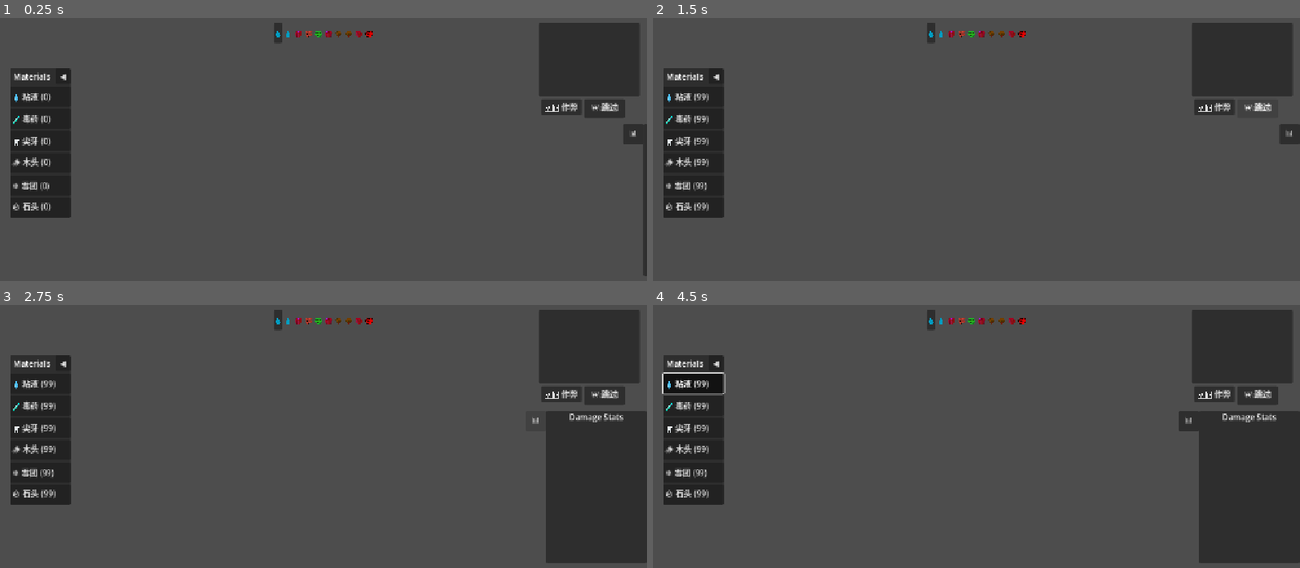
Above: before the commit, frames 1-4 (two rows, left to right).
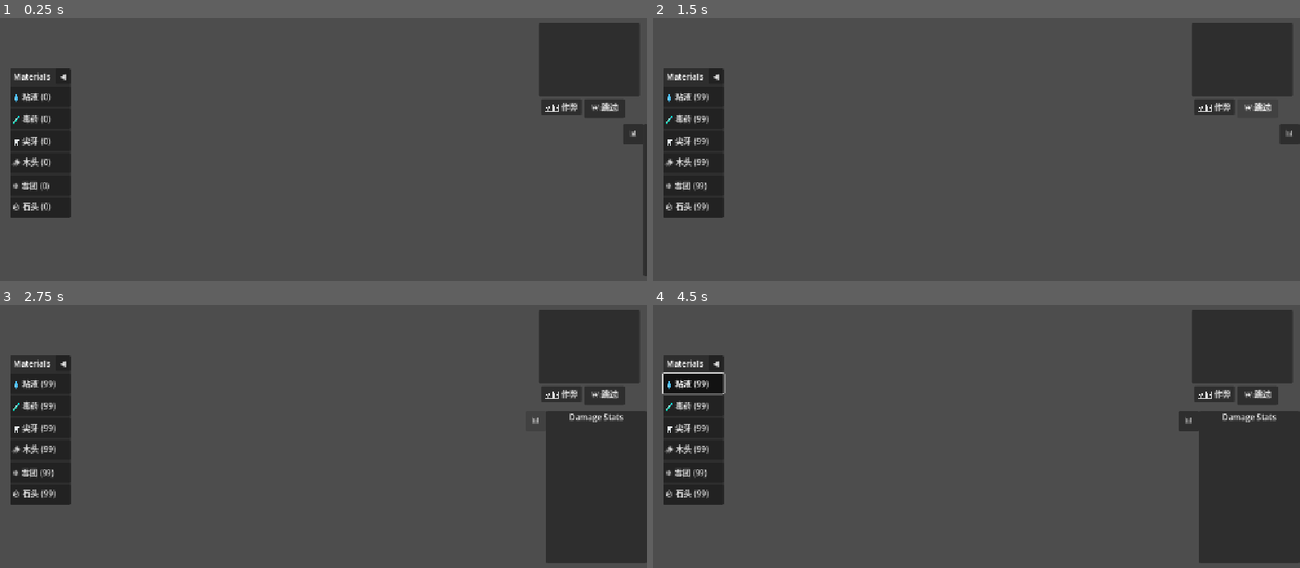
Above: after the commit, the same moments.

Repository: seekerzz/tower-html
Game: Godot game, scene res://src/Scenes/UI/MainGUI.tscn
Same seed, same stepped clock (60 frames per second), same inputs: the game is played once before the commit and once after it. The project has no main scene, so this scene is started directly.
Inputs:
- Up to frame 1 (0.25 s): no input
- Up to frame 2 (1.5 s): click "🛠️ 作弊" at 0.5 s; click "⏩ 跳过" at 1.25 s
- Up to frame 3 (2.75 s): click "📊" at 2 s
- Up to frame 4 (4.5 s): click "◀" at 2.75 s; click "▶" at 3.5 s; click "💧 粘液 (99)" at 4.25 s

The runs differ from the first frame. In frame 1, 0.3% of the frame differs, in the area x 42-58%, y 1-10%; in frame 2, 0.3%; in frame 3, 0.3%; in frame 4, 0.3%.

Commit message:
Refactor Shop.tscn to 3-column layout and migrate wave details

Diff:
--- a/src/Scenes/UI/MainGUI.tscn
+++ b/src/Scenes/UI/MainGUI.tscn
@@ -109,18 +109,6 @@
 focus_mode = 0
 text = "⏩ 跳过"
 
-[node name="WaveTimeline" type="HBoxContainer" parent="."]
-layout_mode = 1
-anchors_preset = 5
-anchor_left = 0.5
-anchor_right = 0.5
-offset_left = -200.0
-offset_top = 10.0
-offset_right = 200.0
-offset_bottom = 50.0
-grow_horizontal = 2
-alignment = 1
-
 [node name="DamageStats" type="Panel" parent="."]
 layout_mode = 1
 anchors_preset = 6
--- a/src/Scripts/UI/MainGUI.gd
+++ b/src/Scripts/UI/MainGUI.gd
@@ -11,7 +11,6 @@
 @onready var wave_label = $Panel/WaveLabel
 @onready var debug_button = $Panel/DebugButton
 @onready var skip_button = $Panel/SkipButton
-@onready var wave_timeline = $WaveTimeline
 @onready var stats_container = $DamageStats/ScrollContainer/VBoxContainer
 @onready var damage_stats_panel = $DamageStats
 @onready var stats_scroll = $DamageStats/ScrollContainer
@@ -67,7 +66,6 @@
 	_setup_tooltip()
 
 	update_ui()
-	update_timeline()
 	_setup_build_panel()
 	_setup_stats_panel()
 	_setup_artifacts_hud()
@@ -355,48 +353,6 @@
 	mana_label.text = "%d/%d (+%d/s)" % [int(GameManager.mana), int(GameManager.max_mana), int(GameManager.base_mana_rate)]
 
 	wave_label.text = "Wave %d" % GameManager.wave
-	update_timeline()
-
-func update_timeline():
-	for child in wave_timeline.get_children():
-		child.queue_free()
-
-	for i in range(10):
-		var wave_idx = GameManager.wave + i
-		var type_key = get_wave_type(wave_idx)
-
-		var icon_label = Label.new()
-		var icon_text = "?"
-		var color = Color.WHITE
-
-		if type_key == "boss":
-			icon_text = "👹"
-			color = Color.RED
-		elif type_key == "event":
-			icon_text = "🎁"
-			color = Color.PURPLE
-		elif Constants.ENEMY_VARIANTS.has(type_key):
-			var variant = Constants.ENEMY_VARIANTS[type_key]
-			icon_text = variant.get("icon", "?")
-			color = variant.get("color", Color.WHITE)
-
-		icon_label.text = icon_text
-		icon_label.modulate = color
-		icon_label.horizontal_alignment = HORIZONTAL_ALIGNMENT_CENTER
-
-		if i == 0:
-			var panel = PanelContainer.new()
-			panel.add_child(icon_label)
-			wave_timeline.add_child(panel)
-		else:
-			wave_timeline.add_child(icon_label)
-
-func get_wave_type(n: int) -> String:
-	var types = ['slime', 'wolf', 'poison', 'treant', 'yeti', 'golem']
-	if n % 10 == 0: return 'boss'
-	if n % 3 == 0: return 'event'
-	var idx = int(min(types.size() - 1, floor((n - 1) / 2.0)))
-	return types[idx % types.size()]
 
 func _on_damage_dealt(unit, amount):
 	if not unit: return
